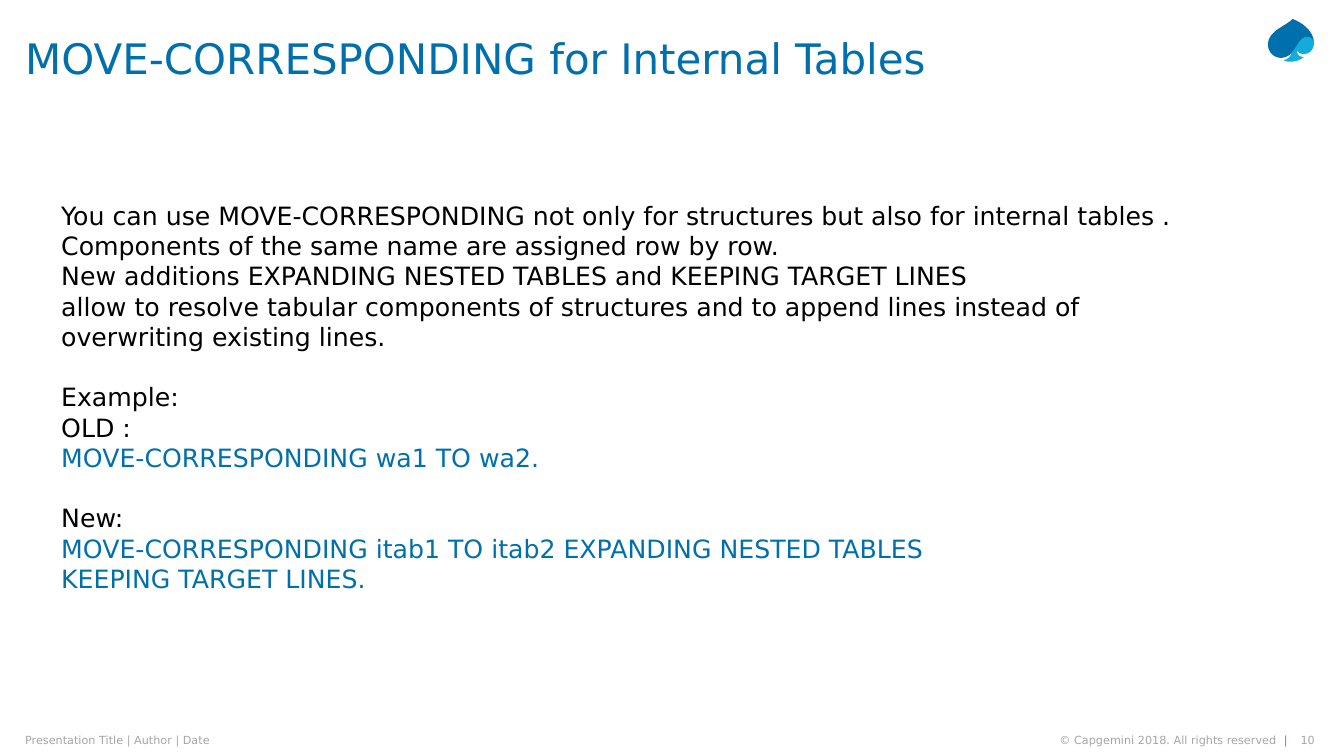
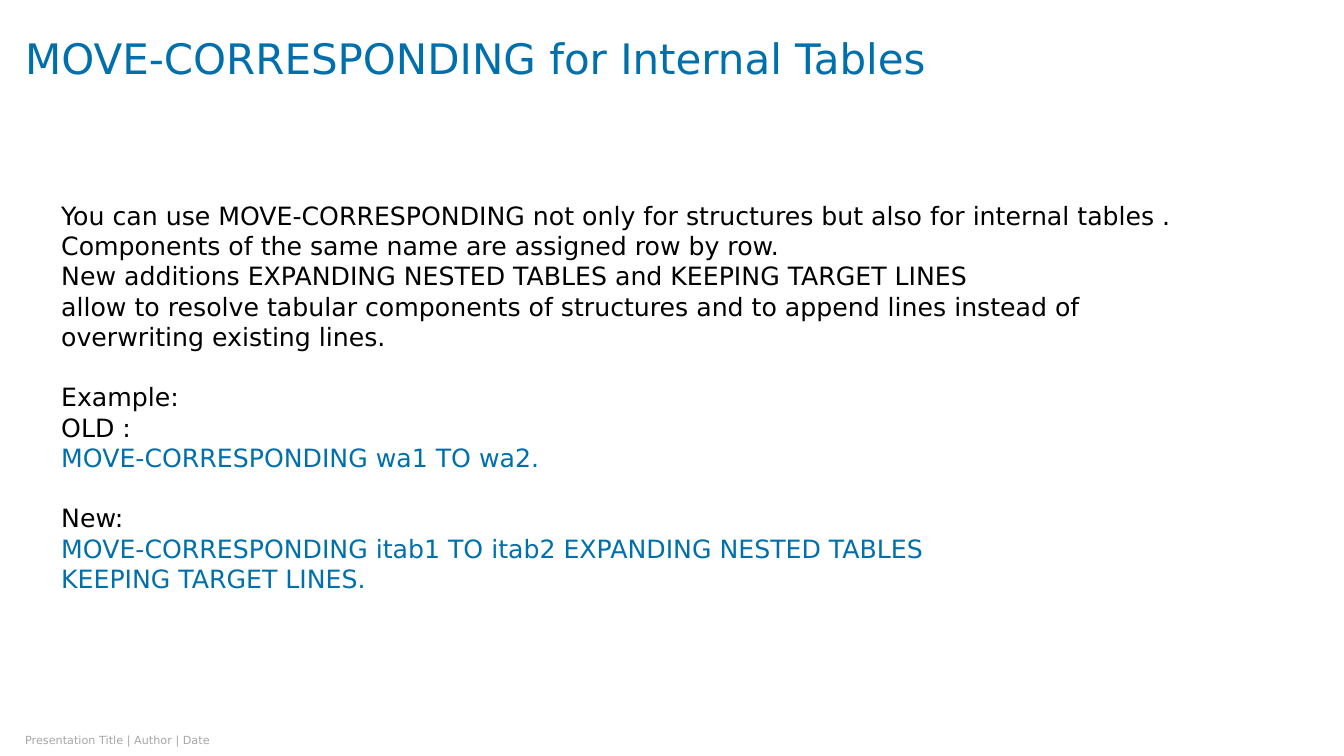
Before and after one commit to Abhaybsingh19w33/SAP, a slide deck: slide 10 of Next Courses/ABAP on HANA/New Syntax.pptx. Drawn at 1344x756 pixels with LibreOffice and Linux fonts; fonts in the diff are those of the drawing. Boxes give left, top, right and bottom in pixels: in the first picture for what was removed or moved away, otherwise in the second. Text is boxed around its words. In the diff, an @@ line names an element or a change of style, - is before the commit and + after.

```diff
--- a/Next Courses/ABAP on HANA/New Syntax.pptx
+++ b/Next Courses/ABAP on HANA/New Syntax.pptx
@@ freeform shape removed at (1268, 19, 1315, 58) @@
@@ freeform shape removed at (1284, 37, 1314, 63) @@
@@ text removed at (1074, 735, 1276, 746) @@
-© Capgemini 2018. All rights reserved |
@@ page number removed at (1301, 736, 1315, 744) @@
-10
```
Also in this commit, not shown: 33 other slides changed, 1 slide removed, 11 other files.
